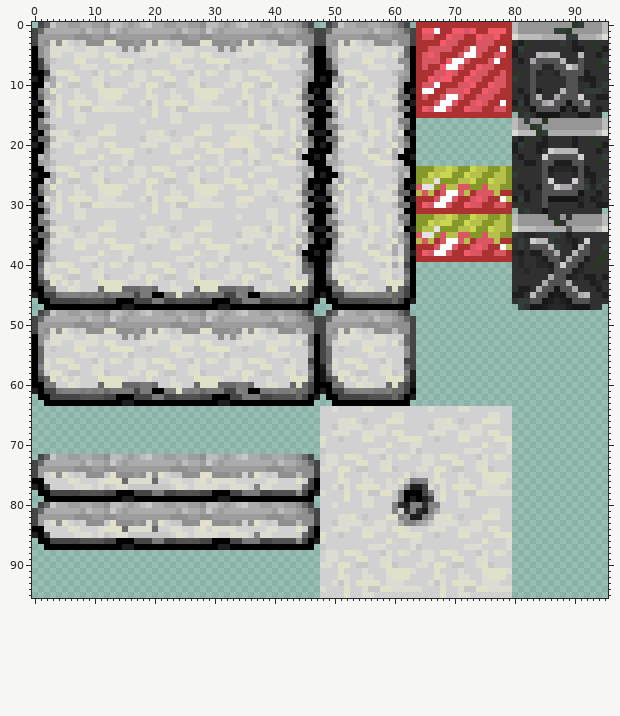
Sprite sheet, stored at Source/Resources/Assets/maps/tileset2.png. That is the earlier state.
The file is 384x384 pixels, drawn in blocks of 4x4; one block is one cell here. Colours within 5 levels of each other are drawn and written as one.
After:
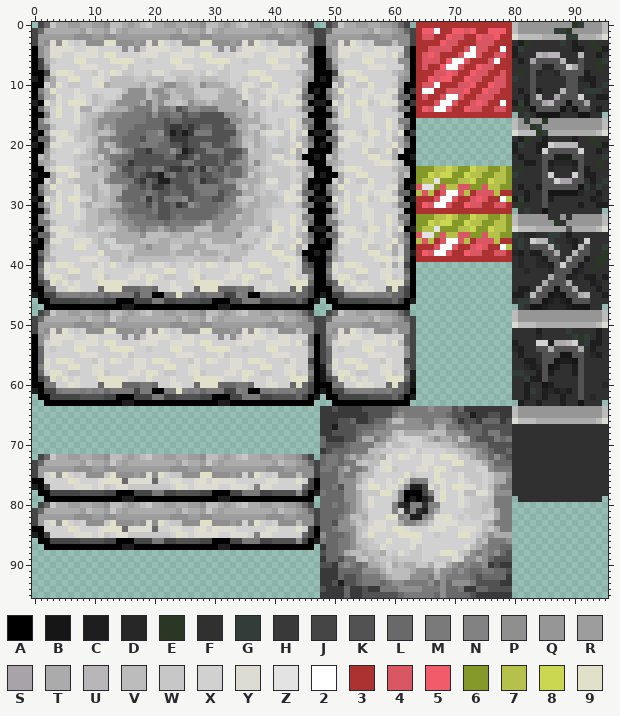
Palette (. is transparent): A #000000  B #161616  C #1e1e1e  D #272727  E #2a3724  F #303030  G #323c39  H #393939  J #454545  K #525252  L #696969  M #7a7a7a  N #828282  P #8f8f8f  Q #979696  R #9d9d9d  S #a7a3a9  T #ababab  U #b9b6ba  V #bcbcbc  W #c7c7c7  X #d1d1d1  Y #dcdcd3  Z #e3e3e3  2 #ffffff  3 #ac3232  4 #d95763  5 #f25c6a  6 #85992b  7 #b6c14c  8 #cbd751  9 #e1e0c8
The exact change:
Changed rows in their new state; - is an unchanged pixel.
first column x 7:
 8 --------WWXXWYYXWWW-XWYXWWXX---------------------------------------------------------
 9 ------VVVVWWVVVXXVVWWVVVWWXXW--------------------------------------------------------
10 -----TVVVVVTWWTPPTTVWPTTTVXWYY-------------------------------------------------------
11 ----XXXXVPPPVPPTVTTTWWWWVTTWYWW-------------------------H----------------------------
12 ---VWXXWPPPPVTPPVVTTVWWWTTTTYXWW-----------------------------------------------------
13 --XVWWVPPPPTMTPVVWVPTTVTTTTVPXWYY-----------------------H----------------------------
14 -TTXXVTTTPMMMTMMPKLPPMMMTTTTTWWWXW---------------------------------------------------
15 -WVVTPPPMMMMLPLLMMKLLKKKKPPTTWTWXX---------------------------------------------------
16 -WVTPPPMMMMMLLLKLLKKKKKKKKPPTTTWXXW--------------------------------------------------
17 -VVTPTPMMMLLLLLKHHKHKLLKKLLTTWWTVXW--------------------------------------------------
18 -VVTVVTMMLLLMMPKCHCHMMMKKKKPTVTXYYYW--------------------H----------------------------
19 WVWVPPMMLLLKMMMLHHHKKKKKKKMPVVTVXXWW-------------------------------------------------
20 XXWVPVTMLLLMMMLLKKHKKMMKKLMPVWTVWXWW-------------------------------------------XUUUU-
21 YXVTPPVTPMKKHLLLPLCHKKMMMKKKMWVVWVVW------------------------------------------XKKKKKX
22 WVVTWPMMLLKKKKKLLHHKMKKKLKKLPVVVWYYW------------------------------------------K-CCC-K
23 WWWVTTMLLHKKKKKKKKMMKKKKLKMPPVPVWWXY-------------------------------------------CDDDC-
24 WVVPVTTMKKLLKMMKHHKHLHMLKMLLPTVWXWWW-------------------------------------------DFFFD-
25 YVVVVTMMLKLKHHCLMKKLLKKLLMLLPWTVWWWW-------------------------------------------X---X-
26 VVVVWPMMMMKHLKCCKKKLMHKKLPPTTTTVYYWW-------------------------------------------KXSSK-
27 -VVTWWTTPLLKLHHKLKKKMMMMLLLTWTVWXXWW--------------------------------------------KKK-B
28 -WVTVWTTLLLLMLKKLLKKLMMMKLMMTTVWVWX--------------------------------------------BBBBBD
29 -XXTVVTMLLLMHLKMMMPKLLLKKMMVWWTVVVW--------------------------------------------CFFFFF
30 -VTWWVTTMMLLKMKKLHKPMLLLMMPTVTTVVWW--------------------------------------------------
31 -XVVTTPPMLLLLMKKLLLLLLLLMPPPTTVVWX---------------------------------------------------
32 -XVVTTTPPMMMLLKKLMLLLLLMPPPVTTVVWX---------------------------------------------------
33 -WVVTVVTPPMMMMMLMMMMMPTPPPTTTTVVV----------------------------------------------------
34 -WVVXWWTTPPMPPTPMPPPVVVPPTTTVWXVT----------------------------------------------------
35 --WWVVTTTTTPVVVVTTVVTTTTTTTPWWWW-----------------------------------------------------
36 ---WVXXTTTTVVVTTVVVVTWWTTTTWWWV------------------------------------------------------
37 ----VVXXWWTTPTTTWWTTTTWWWWVVTV-------------------------------------------------------
38 -----VVVWVTTTTTTVTTTWTTTVWVVV--------------------------------------------------------
39 ------VVWTVVVVVVVWWWVVVVWTVV---------------------------------------------------------
40 -------XWWXXWYYXW--------------------------------------------------------------------
first column x 48:
48 --------------------------------VQQQQQQQQQQQQQQV
49 --------------------------------VQQQQQQQQQQQQQQV
50 --------------------------------YVVVTTTTTTTTTTVY
51 --------------------------------FFFFCFFFFGFFFFCF
52 --------------------------------FFFFDFFFFFGEGFCF
53 --------------------------------CFFFXXCTTUXFGCCF
54 --------------------------------DCFFKKTKKKKTFCFF
55 --------------------------------FCFFFKKKBBKKFDCF
56 --------------------------------FFCCFKKBCCBKFFFF
57 --------------------------------FFDCDKBCFFCKFFFF
58 --------------------------------GGFFCKCFFFCKFFFF
59 --------------------------------FFGCCKFFFFFKFFFF
60 --------------------------------FFCFFBCFFFFKFFFD
61 --------------------------------FFCGFCDCDCFKFFFF
62 --------------------------------FFCFFCFFCFFKFDFF
63 ---------------------------------CFFCFFFCFFBFFF-
64 HHKHHHHKKKKKLMMMMMPMMMKLHHHHHHHHVQQQQQQQQQQQQQQV
65 HHHHHHHHKKKKMPMMMMMMMLKKKCHHKKHHVQQQQQQQQQQQQQQV
66 HHHKKLHHKLLPVVPPPMMPPPLHKKHLLLHKYVVVTTTTTTTTTTVY
67 HHCKKKLLLMMPPPPPPPMTTMMLKLLKKKKKFFFFFFFFFFFFFFFF
68 HHKKKKLMMPPPVWTTTTVVVPPPLLLKMMKKFFFFFFFFFFFFFFFF
69 LHHHKKMTTMPTVXXXXVTPTTPVTLKKKMLMFFFFFFFFFFFFFFFF
70 LKKKLMMMMTTXVVWXXWWWVVTPPMMMKKKKFFFFFFFFFFFFFFFF
71 HKLLLMMMVVWW---------WWVTTPMLKKLFFFFFFFFFFFFFFFF
72 LMMLPTPTTVT------------WWTPPLPLKFFFFFFFFFFFFFFFF
73 LMMLMMVWVV--------------WWWTPLLLFFFFFFFFFFFFFFFF
74 MMLPTMMPV---------------WWXXPMMMFFFFFFFFFFFFFFFF
75 LLLPMMTVV---------------WWWXWTTPFFFFFFFFFFFFFFFF
76 LLLPPPTW----------------XWWXWTTMFFFFFFFFFFFFFFFF
77 LLMKPPWX----------------YYWXVPMMFFFFFFFFFFFFFFFF
78 MLLLPPTW----------------VVYYWPPPFFFFFFFFFFFFFFFF
79 LLLLPPTW----------------XWWWVMMM-FFFFFFFFFFFFFF-
80 LLMLMPTW----------------XWWVVMMM----------------
81 LLLLMPTV----------------WWWVWTMM----------------
82 LLLMPVVT-----------------WWXXTMM----------------
83 LLKPPTWV-----------------XXVTMMM----------------
84 LLMPPPVW------------------XVWTMM----------------
85 PLLLMPVX------------------WTPTTT----------------
86 MLLMMPVVW-----------------TVMMMP----------------
87 HLLMMPTVWW---------------VTPMMLL----------------
88 KLLMTVVTVVTXWYXWWXX----WVPMPMPLK----------------
89 HLLKMMVWTVWWVWWWWXXWWWYXPPTPLKKK----------------
90 KKHMPMLMTTVXTVTTWWTXXTPMPMMPHKHH----------------
91 HHHLLLLPPPTWVVVTPPPVPPMPMLLMMLLK----------------
92 HHHLKKLMMMPTVVVPPPMTPMMMMLKLLLLH----------------
93 HHKCKKLMMMLMPPMMMMPLPLPPPMKKKKHH----------------
94 KHHHLHHKHHMMMPPPPMMMPLLMHHLLKKKK----------------
95 HHHHLHHKKKKKKLMMMMMLPLLLLKHHHHHH----------------
Boxes around the changes in both pictures, in picture pixels (x1, y1, x2, y2):
changed: (74, 70, 290, 268)
changed: (410, 88, 416, 106)
changed: (410, 130, 416, 136)
changed: (542, 142, 584, 202)
changed: (320, 310, 608, 598)
